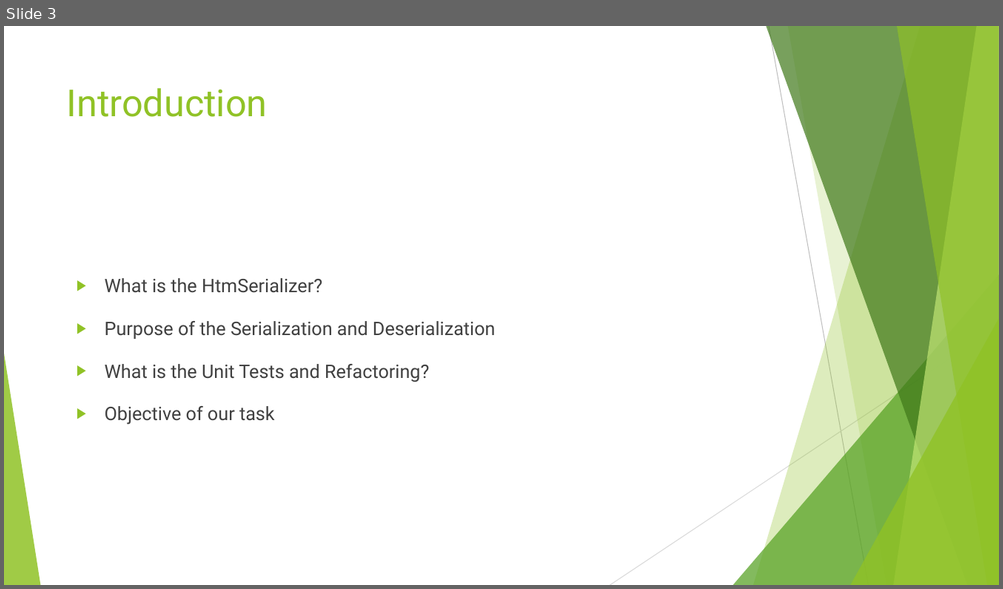
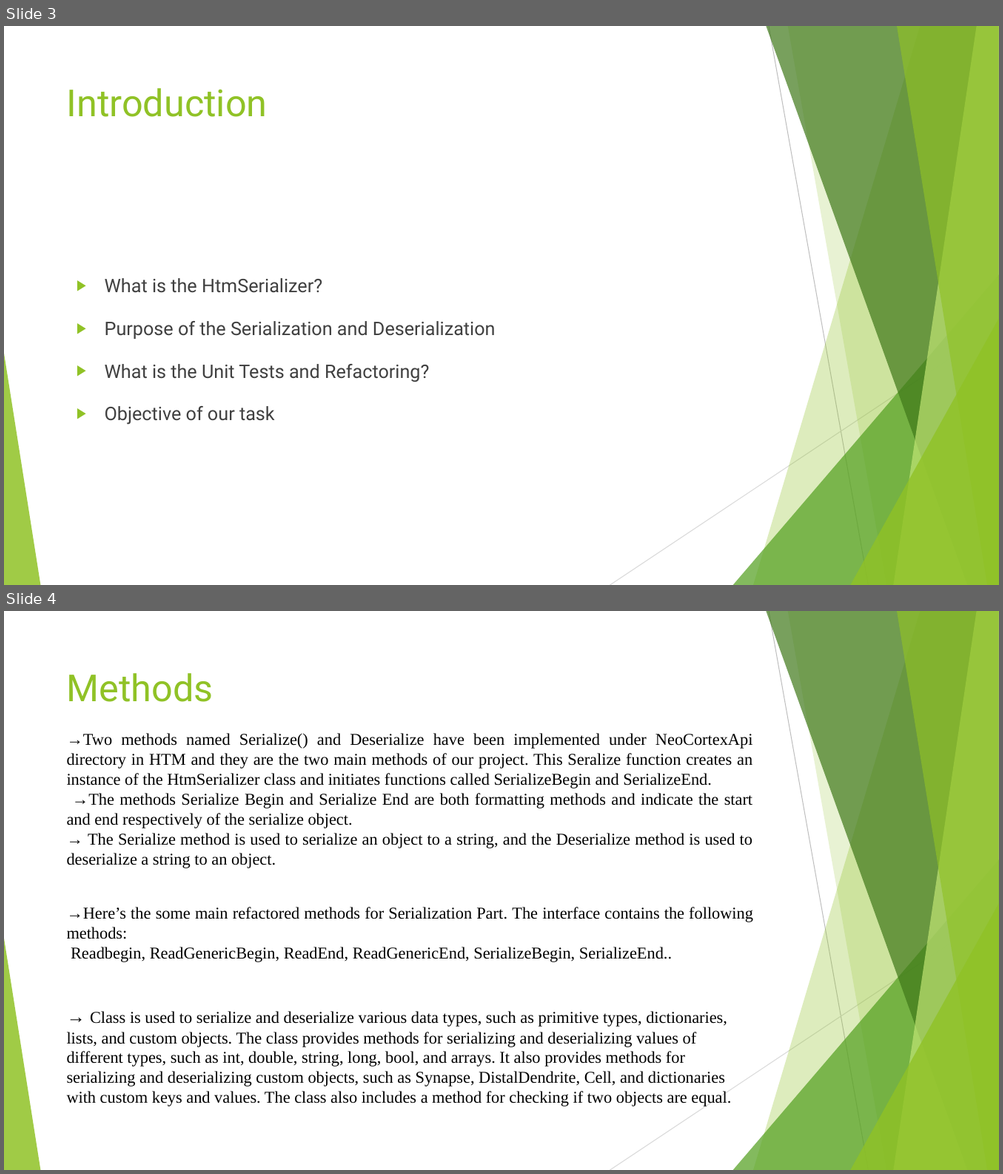
Before and after one commit to KandilKhaled/neocortexapi, a slide deck: MySEProject/Documentation/Refactoring HTMSerializer.pptx. Shown one above the other, each under a label of ours: slide 3 before the commit, slides 3 and 4 after it. The pictures are 1003x589 and 1003x1174 pixels, drawn with LibreOffice and Linux fonts; fonts in the diff are those of the drawing. Boxes give left, top, right and bottom in pixels: in the first picture for what was removed or moved away, otherwise in the second. Text is boxed around its words. In the diff, an @@ line names an element or a change of style, - is before the commit and + after.

```diff
--- a/MySEProject/Documentation/Refactoring HTMSerializer.pptx
+++ b/MySEProject/Documentation/Refactoring HTMSerializer.pptx
@@ slide 4 added at [4,611,999,1170], background #FFFFFF; not listed: 10 template elements that a slide beside it also shows @@
@@ title added at [67,673,213,702], 36 pt, text #90C226 @@
+Methods
@@ text added at [67,733,752,869], 16 pt, text #000000 @@
+→Two methods named Serialize() and Deserialize have been implemented under NeoCortexApi directory in HTM and they are the two main methods of our project. This Seralize function creates an instance of the HtmSerializer class and initiates functions called SerializeBegin and SerializeEnd.
+→The methods Serialize Begin and Serialize End are both formatting methods and indicate the start and end respectively of the serialize object.
+→ The Serialize method is used to serialize an object to a string, and the Deserialize method is used to deserialize a string to an object.
@@ text added at [67,907,753,963], 16 pt, text #000000 @@
+→Here’s the some main refactored methods for Serialization Part. The interface contains the following methods:
+Readbegin, ReadGenericBegin, ReadEnd, ReadGenericEnd, SerializeBegin, SerializeEnd..
@@ text added at [67,1011,731,1107], 16 pt, text #000000 @@
+→ Class is used to serialize and deserialize various data types, such as primitive types, dictionaries, lists, and custom objects. The class provides methods for serializing and deserializing values of different types, such as int, double, string, long, bool, and arrays. It also provides methods for serializing and deserializing custom objects, such as Synapse, DistalDendrite, Cell, and dictionaries with custom keys and values. The class also includes a method for checking if two objects are equal.
```
Also in this commit, not shown: 2 slides changed, 1 other slide added, 1 slide removed, 4 other files.
